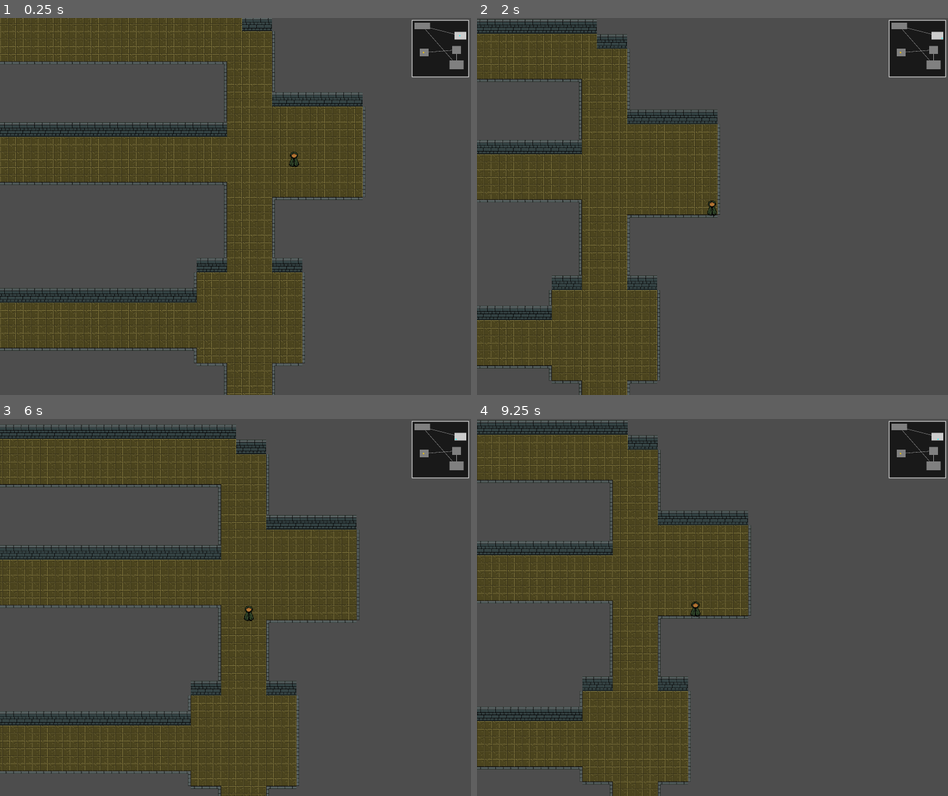
Above: before the commit, frames 1-4 (two rows, left to right).
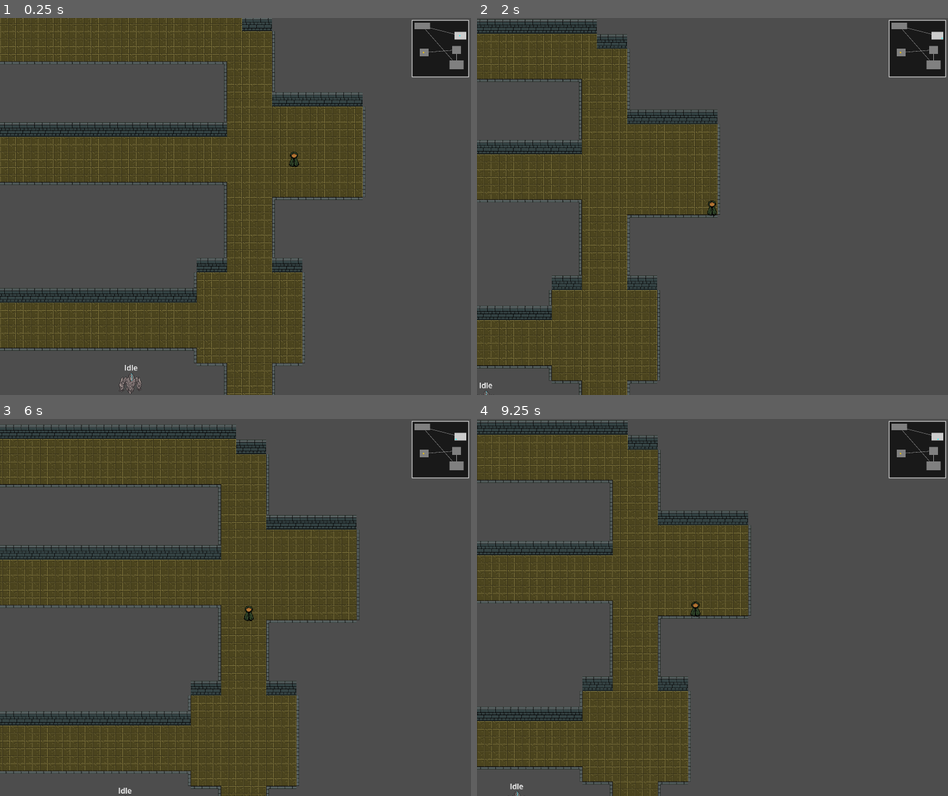
Above: after the commit, the same moments.

Repository: afilipovski/masked-descent
Game: Godot game, scene res://scenes/main.tscn
Same seed, same stepped clock (60 frames per second), same inputs: the game is played once before the commit and once after it.
Inputs:
- Up to frame 1 (0.25 s): no input
- Up to frame 2 (2 s): hold D (move_right) 0.53-1.28 s; tap Shift (sprint) at 0.6, 1.35 s; hold S (move_down) from 1.28 s (still down)
- Up to frame 3 (6 s): release S (move_down) at 2.03 s; hold D (move_right) 2.03-2.78 s; tap Shift (sprint) every 0.75 s from 2.1 to 5.85 s; hold W (move_up) 2.78-3.53 s; hold A (move_left) 3.53-5.03 s; hold S (move_down) 5.03-5.78 s; hold D (move_right) from 5.78 s (still down)
- Up to frame 4 (9.25 s): release D (move_right) at 6.53 s; hold W (move_up) 6.53-7.28 s; tap Shift (sprint) every 0.75 s from 6.6 to 8.85 s; hold D (move_right) 7.28-8.03 s; hold S (move_down) 8.03-8.78 s; hold A (move_left) from 8.78 s (still down)

The runs differ from the first frame. In frame 1, 0.1% of the frame differs, in the area x 25-30%, y 92-100%; in frame 2, less than 0.1%; in frame 3, less than 0.1%; in frame 4, less than 0.1%.

Commit message:
Feat: Functional bossfight (#3)
* Initial boss animations

* working maybe

* boss

---------

Co-authored-by: D-Dimovv <dimitardimovf@gmail.com>

Diff:
--- /dev/null
+++ b/scenes/armor_buff.gd
@@ -0,0 +1,14 @@
+extends State
+
+var can_transition : bool = false
+
+func enter():
+	super.enter()
+	animation_player.play("armor_buff")
+	await animation_player.animation_finished
+	can_transition = true
+
+func transition():
+	if can_transition:
+		can_transition = false
+		get_parent().change_state("Follow")
--- /dev/null
+++ b/scenes/boss.gd
@@ -0,0 +1,47 @@
+extends CharacterBody2D
+
+@onready var player: CharacterBody2D = get_tree().get_first_node_in_group("player")
+@onready var sprite: Sprite2D = $Sprite2D
+
+var direction: Vector2
+var player_detected: bool = false
+var DEF = 0
+
+var health = 100:
+	set(value):
+		health = value
+
+		if value <= 0:
+
+			find_child("FiniteStateMachine").change_state("Death")
+		elif value <= 100 / 2 and DEF == 0:
+			DEF = 5
+			find_child("FiniteStateMachine").change_state("ArmorBuff")
+
+func _ready():
+	set_physics_process(false)
+
+func _process(_delta):
+	if player == null:
+		return
+
+	direction = player.global_position - global_position
+
+	if direction.x < 0:
+		sprite.flip_h = true
+	else:
+		sprite.flip_h = false
+
+func _physics_process(delta):
+	if player == null:
+		return
+
+	if direction != Vector2.ZERO:
+		velocity = direction.normalized() * 40
+	else:
+		velocity = Vector2.ZERO
+
+	move_and_slide()
+
+func take_damage():
+	health -= 10 - DEF
--- /dev/null
+++ b/scenes/boss.tscn
@@ -0,0 +1,388 @@
+[gd_scene format=3 uid="uid://dsntk08imjg58"]
+
+[ext_resource type="Script" uid="uid://dhn880l0gnged" path="res://scenes/boss.gd" id="1_2cdgk"]
+[ext_resource type="Texture2D" uid="uid://ckhwv5fufnmjs" path="res://assets/Mecha-stone Golem 0.1/PNG sheet/Character_sheet.png" id="1_neq0i"]
+[ext_resource type="Texture2D" uid="uid://dtbddus22il2t" path="res://assets/Mecha-stone Golem 0.1/weapon PNG/Laser_sheet.png" id="2_jncid"]
+[ext_resource type="Script" uid="uid://ddh8uetrmb73i" path="res://scenes/finite_state_machine.gd" id="3_qnbj4"]
+[ext_resource type="Script" uid="uid://bwf01upd1qvob" path="res://scenes/idle.gd" id="4_wqpjq"]
+[ext_resource type="Script" uid="uid://c8g6b6wrxxp7q" path="res://scenes/follow.gd" id="6_qsl3t"]
+[ext_resource type="Script" uid="uid://d3r5a4hxhbf7k" path="res://scenes/melee_attack.gd" id="7_5m4cx"]
+[ext_resource type="Script" uid="uid://bp7lxxwr0p8mo" path="res://scenes/homing_missile.gd" id="8_0onds"]
+[ext_resource type="Script" uid="uid://b5waicura4l7e" path="res://scenes/laser_beam.gd" id="8_5f346"]
+[ext_resource type="Script" uid="uid://cy5okpj1jx6i0" path="res://scenes/armor_buff.gd" id="9_0onds"]
+[ext_resource type="PackedScene" uid="uid://beenxo0abgyb0" path="res://scenes/bullet.tscn" id="9_8eiau"]
+[ext_resource type="Script" uid="uid://b3kadavdj8333" path="res://scenes/dash.gd" id="11_lfs1x"]
+[ext_resource type="Script" uid="uid://crgqael0eeyqh" path="res://scenes/death.gd" id="12_lfs1x"]
+
+[sub_resource type="CapsuleShape2D" id="CapsuleShape2D_neq0i"]
+radius = 23.0
+height = 46.0
+
+[sub_resource type="Animation" id="Animation_qnbj4"]
+length = 0.001
+tracks/0/type = "value"
+tracks/0/imported = false
+tracks/0/enabled = true
+tracks/0/path = NodePath("Pivot/Sprite2D:frame")
+tracks/0/interp = 1
+tracks/0/loop_wrap = true
+tracks/0/keys = {
+"times": PackedFloat32Array(0),
+"transitions": PackedFloat32Array(1),
+"update": 1,
+"values": [1]
+}
+tracks/1/type = "value"
+tracks/1/imported = false
+tracks/1/enabled = true
+tracks/1/path = NodePath("Sprite2D:frame")
+tracks/1/interp = 1
+tracks/1/loop_wrap = true
+tracks/1/keys = {
+"times": PackedFloat32Array(0),
+"transitions": PackedFloat32Array(1),
+"update": 1,
+"values": [0]
+}
+
+[sub_resource type="Animation" id="Animation_r3bxh"]
+resource_name = "armor_buff"
+length = 1.2500125
+step = 0.125
+tracks/0/type = "value"
+tracks/0/imported = false
+tracks/0/enabled = true
+tracks/0/path = NodePath("Sprite2D:frame")
+tracks/0/interp = 1
+tracks/0/loop_wrap = true
+tracks/0/keys = {
+"times": PackedFloat32Array(0, 0.125, 0.25, 0.375, 0.5, 0.625, 0.75, 0.875, 1, 1.125),
+"transitions": PackedFloat32Array(1, 1, 1, 1, 1, 1, 1, 1, 1, 1),
+"update": 1,
+"values": [60, 61, 62, 63, 64, 65, 66, 67, 68, 69]
+}
+tracks/1/type = "value"
+tracks/1/imported = false
+tracks/1/enabled = true
+tracks/1/path = NodePath("Pivot/Sprite2D:frame")
+tracks/1/interp = 1
+tracks/1/loop_wrap = true
+tracks/1/keys = {
+"times": PackedFloat32Array(0),
+"transitions": PackedFloat32Array(1),
+"update": 1,
+"values": [0]
+}
+
+[sub_resource type="Animation" id="Animation_wqpjq"]
+resource_name = "block"
+step = 0.125
+tracks/0/type = "value"
+tracks/0/imported = false
+tracks/0/enabled = true
+tracks/0/path = NodePath("Sprite2D:frame")
+tracks/0/interp = 1
+tracks/0/loop_wrap = true
+tracks/0/keys = {
+"times": PackedFloat32Array(0, 0.125, 0.25, 0.375, 0.5, 0.625, 0.75, 0.875),
+"transitions": PackedFloat32Array(1, 1, 1, 1, 1, 1, 1, 1),
+"update": 1,
+"values": [30, 31, 32, 33, 34, 35, 36, 37]
+}
+tracks/1/type = "value"
+tracks/1/imported = false
+tracks/1/enabled = true
+tracks/1/path = NodePath("Pivot/Sprite2D:frame")
+tracks/1/interp = 1
+tracks/1/loop_wrap = true
+tracks/1/keys = {
+"times": PackedFloat32Array(0),
+"transitions": PackedFloat32Array(1),
+"update": 1,
+"values": [0]
+}
+
+[sub_resource type="Animation" id="Animation_2cdgk"]
+resource_name = "death"
+length = 1.7500125
+step = 0.125
+tracks/0/type = "value"
+tracks/0/imported = false
+tracks/0/enabled = true
+tracks/0/path = NodePath("Sprite2D:frame")
+tracks/0/interp = 1
+tracks/0/loop_wrap = true
+tracks/0/keys = {
+"times": PackedFloat32Array(0, 0.125, 0.25, 0.375, 0.5, 0.625, 0.75, 0.875, 1, 1.125, 1.25, 1.375, 1.5, 1.625),
+"transitions": PackedFloat32Array(1, 1, 1, 1, 1, 1, 1, 1, 1, 1, 1, 1, 1, 1),
+"update": 1,
+"values": [70, 71, 72, 73, 74, 75, 76, 77, 78, 79, 80, 81, 82, 83]
+}
+tracks/1/type = "value"
+tracks/1/imported = false
+tracks/1/enabled = true
+tracks/1/path = NodePath("Pivot/Sprite2D:frame")
+tracks/1/interp = 1
+tracks/1/loop_wrap = true
+tracks/1/keys = {
+"times": PackedFloat32Array(0),
+"transitions": PackedFloat32Array(1),
+"update": 1,
+"values": [0]
+}
+
+[sub_resource type="Animation" id="Animation_qsl3t"]
+resource_name = "glowing"
+step = 0.125
+tracks/0/type = "value"
+tracks/0/imported = false
+tracks/0/enabled = true
+tracks/0/path = NodePath("Sprite2D:frame")
+tracks/0/interp = 1
+tracks/0/loop_wrap = true
+tracks/0/keys = {
+"times": PackedFloat32Array(0, 0.125, 0.25, 0.375, 0.5, 0.625, 0.75, 0.875),
+"transitions": PackedFloat32Array(1, 1, 1, 1, 1, 1, 1, 1),
+"update": 1,
+"values": [10, 11, 12, 13, 14, 15, 16, 17]
+}
+tracks/1/type = "value"
+tracks/1/imported = false
+tracks/1/enabled = true
+tracks/1/path = NodePath("Pivot/Sprite2D:frame")
+tracks/1/interp = 1
+tracks/1/loop_wrap = true
+tracks/1/keys = {
+"times": PackedFloat32Array(0),
+"transitions": PackedFloat32Array(1),
+"update": 1,
+"values": [0]
+}
+
+[sub_resource type="Animation" id="Animation_2avx2"]
+resource_name = "idle"
+length = 0.5000125
+loop_mode = 1
+step = 0.125
+tracks/0/type = "value"
+tracks/0/imported = false
+tracks/0/enabled = true
+tracks/0/path = NodePath("Sprite2D:frame")
+tracks/0/interp = 1
+tracks/0/loop_wrap = true
+tracks/0/keys = {
+"times": PackedFloat32Array(0, 0.125, 0.25, 0.375, 0.5000125),
+"transitions": PackedFloat32Array(1, 1, 1, 1, 1),
+"update": 1,
+"values": [0, 1, 2, 3, 3]
+}
+tracks/1/type = "value"
+tracks/1/imported = false
+tracks/1/enabled = true
+tracks/1/path = NodePath("Pivot/Sprite2D:frame")
+tracks/1/interp = 1
+tracks/1/loop_wrap = true
+tracks/1/keys = {
+"times": PackedFloat32Array(0),
+"transitions": PackedFloat32Array(1),
+"update": 1,
+"values": [0]
+}
+
+[sub_resource type="Animation" id="Animation_5f346"]
+resource_name = "laser"
+length = 1.8750125
+step = 0.125
+tracks/0/type = "value"
+tracks/0/imported = false
+tracks/0/enabled = true
+tracks/0/path = NodePath("Pivot/Sprite2D:frame")
+tracks/0/interp = 1
+tracks/0/loop_wrap = true
+tracks/0/keys = {
+"times": PackedFloat32Array(0, 0.125, 0.25, 0.375, 0.5, 0.625, 0.75, 0.875, 1, 1.125, 1.25, 1.8750125),
+"transitions": PackedFloat32Array(1, 1, 1, 1, 1, 1, 1, 1, 1, 1, 1, 1),
+"update": 1,
+"values": [0, 3, 4, 5, 6, 7, 8, 9, 10, 11, 12, 0]
+}
+
+[sub_resource type="Animation" id="Animation_0onds"]
+resource_name = "laser_cast"
+step = 0.125
+tracks/0/type = "value"
+tracks/0/imported = false
+tracks/0/enabled = true
+tracks/0/path = NodePath("Sprite2D:frame")
+tracks/0/interp = 1
+tracks/0/loop_wrap = true
+tracks/0/keys = {
+"times": PackedFloat32Array(0, 0.125, 0.25, 0.375, 0.5, 0.625, 0.75),
+"transitions": PackedFloat32Array(1, 1, 1, 1, 1, 1, 1),
+"update": 1,
+"values": [50, 51, 52, 53, 54, 55, 56]
+}
+tracks/1/type = "value"
+tracks/1/imported = false
+tracks/1/enabled = true
+tracks/1/path = NodePath("Pivot/Sprite2D:frame")
+tracks/1/interp = 1
+tracks/1/loop_wrap = true
+tracks/1/keys = {
+"times": PackedFloat32Array(0),
+"transitions": PackedFloat32Array(1),
+"update": 1,
+"values": [0]
+}
+
+[sub_resource type="Animation" id="Animation_lfs1x"]
+resource_name = "melee_attack"
+length = 0.8750125
+loop_mode = 1
+step = 0.125
+tracks/0/type = "value"
+tracks/0/imported = false
+tracks/0/enabled = true
+tracks/0/path = NodePath("Sprite2D:frame")
+tracks/0/interp = 1
+tracks/0/loop_wrap = true
+tracks/0/keys = {
+"times": PackedFloat32Array(0, 0.125, 0.25, 0.375, 0.5, 0.625, 0.75),
+"transitions": PackedFloat32Array(1, 1, 1, 1, 1, 1, 1),
+"update": 1,
+"values": [40, 41, 42, 43, 44, 45, 46]
+}
+tracks/1/type = "value"
+tracks/1/imported = false
+tracks/1/enabled = true
+tracks/1/path = NodePath("Pivot/Sprite2D:frame")
+tracks/1/interp = 1
+tracks/1/loop_wrap = true
+tracks/1/keys = {
+"times": PackedFloat32Array(0),
+"transitions": PackedFloat32Array(1),
+"update": 1,
+"values": [0]
+}
+
+[sub_resource type="Animation" id="Animation_8eiau"]
+resource_name = "ranged_attacks"
+length = 0.90001
+step = 0.125
+tracks/0/type = "value"
+tracks/0/imported = false
+tracks/0/enabled = true
+tracks/0/path = NodePath("Sprite2D:frame")
+tracks/0/interp = 1
+tracks/0/loop_wrap = true
+tracks/0/keys = {
+"times": PackedFloat32Array(0, 0.125, 0.25, 0.375, 0.5, 0.625, 0.75, 0.875, 0.90001),
+"transitions": PackedFloat32Array(1, 1, 1, 1, 1, 1, 1, 1, 1),
+"update": 1,
+"values": [20, 21, 22, 23, 24, 25, 26, 27, 28]
+}
+tracks/1/type = "value"
+tracks/1/imported = false
+tracks/1/enabled = true
+tracks/1/path = NodePath("Pivot/Sprite2D:frame")
+tracks/1/interp = 1
+tracks/1/loop_wrap = true
+tracks/1/keys = {
+"times": PackedFloat32Array(0),
+"transitions": PackedFloat32Array(1),
+"update": 1,
+"values": [0]
+}
+
+[sub_resource type="AnimationLibrary" id="AnimationLibrary_vn2fc"]
+_data = {
+&"RESET": SubResource("Animation_qnbj4"),
+&"armor_buff": SubResource("Animation_r3bxh"),
+&"block": SubResource("Animation_wqpjq"),
+&"death": SubResource("Animation_2cdgk"),
+&"glowing": SubResource("Animation_qsl3t"),
+&"idle": SubResource("Animation_2avx2"),
+&"laser": SubResource("Animation_5f346"),
+&"laser_cast": SubResource("Animation_0onds"),
+&"melee_attack": SubResource("Animation_lfs1x"),
+&"ranged_attacks": SubResource("Animation_8eiau")
+}
+
+[sub_resource type="CircleShape2D" id="CircleShape2D_jncid"]
+radius = 140.0
+
+[node name="Node2D" type="Node2D" unique_id=1861257543]
+
+[node name="boss" type="CharacterBody2D" parent="." unique_id=39052010]
+collision_layer = 4
+collision_mask = 15
+script = ExtResource("1_2cdgk")
+
+[node name="CollisionShape2D" type="CollisionShape2D" parent="boss" unique_id=482710018]
+position = Vector2(-2, -3)
+shape = SubResource("CapsuleShape2D_neq0i")
+
+[node name="Sprite2D" type="Sprite2D" parent="boss" unique_id=2035387345]
+position = Vector2(-1, 0)
+texture = ExtResource("1_neq0i")
+hframes = 10
+vframes = 10
+
+[node name="Pivot" type="Node2D" parent="boss" unique_id=1863181482]
+
+[node name="Sprite2D" type="Sprite2D" parent="boss/Pivot" unique_id=449792569]
+position = Vector2(134, 25)
+scale = Vector2(1.2033334, 1)
+texture = ExtResource("2_jncid")
+vframes = 15
+frame = 1
+
+[node name="AnimationPlayer" type="AnimationPlayer" parent="boss" unique_id=989785304]
+libraries/ = SubResource("AnimationLibrary_vn2fc")
+autoplay = &"idle"
+
+[node name="UI" type="CanvasLayer" parent="boss" unique_id=1046911401]
+
+[node name="PlayerDetection" type="Area2D" parent="boss" unique_id=620119872]
+collision_mask = 8
+
+[node name="CollisionShape2D" type="CollisionShape2D" parent="boss/PlayerDetection" unique_id=538940590]
+shape = SubResource("CircleShape2D_jncid")
+
+[node name="FiniteStateMachine" type="Node2D" parent="boss" unique_id=241364173]
+script = ExtResource("3_qnbj4")
+
+[node name="Idle" type="Node2D" parent="boss/FiniteStateMachine" unique_id=232567902]
+script = ExtResource("4_wqpjq")
+
+[node name="Follow" type="Node2D" parent="boss/FiniteStateMachine" unique_id=245017697]
+script = ExtResource("6_qsl3t")
+
+[node name="MeleeAttack" type="Node2D" parent="boss/FiniteStateMachine" unique_id=366064094]
+script = ExtResource("7_5m4cx")
+
+[node name="HomingMissile" type="Node2D" parent="boss/FiniteStateMachine" unique_id=798134225]
+script = ExtResource("8_0onds")
+bullet_node = ExtResource("9_8eiau")
+
+[node name="LaserBeam" type="Node2D" parent="boss/FiniteStateMachine" unique_id=604165074]
+script = ExtResource("8_5f346")
+
+[node name="ArmorBuff" type="Node2D" parent="boss/FiniteStateMachine" unique_id=831287399]
+script = ExtResource("9_0onds")
+
+[node name="Dash" type="Node2D" parent="boss/FiniteStateMachine" unique_id=1208708833]
+script = ExtResource("11_lfs1x")
+
+[node name="Death" type="Node2D" parent="boss/FiniteStateMachine" unique_id=644091892]
+script = ExtResource("12_lfs1x")
+
+[node name="debug" type="Label" parent="boss" unique_id=695601583]
+offset_left = -25.0
+offset_top = -48.0
+offset_right = 24.0
+offset_bottom = -25.0
+text = "debug"
+horizontal_alignment = 1
+
+[connection signal="body_entered" from="boss/PlayerDetection" to="boss/FiniteStateMachine/Idle" method="_on_player_detection_body_entered"]
+[connection signal="body_exited" from="boss/PlayerDetection" to="boss/FiniteStateMachine/Idle" method="_on_player_detection_body_exited"]
--- /dev/null
+++ b/scenes/boss_room.tscn
@@ -0,0 +1,8 @@
+[gd_scene format=3 uid="uid://c4n8f8uk1m84t"]
+
+[ext_resource type="PackedScene" uid="uid://dsntk08imjg58" path="res://scenes/boss.tscn" id="1_3n20u"]
+
+[node name="BossRoom" type="Node2D" unique_id=261575104]
+
+[node name="Node2D" parent="." unique_id=1861257543 instance=ExtResource("1_3n20u")]
+position = Vector2(184, 97)
--- /dev/null
+++ b/scenes/bullet.gd
@@ -0,0 +1,29 @@
+extends Area2D
+
+@onready var animated_sprite_2d: AnimatedSprite2D = $AnimatedSprite2D
+@onready var player: CharacterBody2D = get_tree().get_first_node_in_group("player")
+
+
+var acceleration: Vector2 = Vector2.ZERO
+var velocity: Vector2 = Vector2.ZERO
+
+func _ready() -> void:
+	# Detect player (layer 8) and walls/tiles (layer 1).
+	collision_mask = 1 | 8
+
+func _physics_process(delta):
+	if player == null:
+		return
+
+	acceleration = (player.global_position - global_position).normalized() * 700
+
+	velocity += acceleration * delta
+	rotation = velocity.angle()
+	velocity = velocity.limit_length(150)
+	global_position += velocity * delta
+
+ # Replace with function body.
+
+
+func _on_body_entered(body: Node2D) -> void:
+	queue_free() # Replace with function body.
--- /dev/null
+++ b/scenes/bullet.tscn
@@ -0,0 +1,71 @@
+[gd_scene format=3 uid="uid://beenxo0abgyb0"]
+
+[ext_resource type="Script" uid="uid://cfihb46a0f3vq" path="res://scenes/bullet.gd" id="1_y25gk"]
+[ext_resource type="Texture2D" uid="uid://durkixdchrgla" path="res://assets/Mecha-stone Golem 0.1/weapon PNG/arm_projectile_glowing.png" id="2_l5glv"]
+
+[sub_resource type="AtlasTexture" id="AtlasTexture_y25gk"]
+atlas = ExtResource("2_l5glv")
+region = Rect2(0, 0, 100, 100)
+
+[sub_resource type="AtlasTexture" id="AtlasTexture_l5glv"]
+atlas = ExtResource("2_l5glv")
+region = Rect2(100, 0, 100, 100)
+
+[sub_resource type="AtlasTexture" id="AtlasTexture_eoqba"]
+atlas = ExtResource("2_l5glv")
+region = Rect2(200, 0, 100, 100)
+
+[sub_resource type="AtlasTexture" id="AtlasTexture_qncy5"]
+atlas = ExtResource("2_l5glv")
+region = Rect2(0, 100, 100, 100)
+
+[sub_resource type="AtlasTexture" id="AtlasTexture_tamys"]
+atlas = ExtResource("2_l5glv")
+region = Rect2(100, 100, 100, 100)
+
+[sub_resource type="AtlasTexture" id="AtlasTexture_26lx3"]
+atlas = ExtResource("2_l5glv")
+region = Rect2(200, 100, 100, 100)
+
+[sub_resource type="SpriteFrames" id="SpriteFrames_1cfmv"]
+animations = [{
+"frames": [{
+"duration": 1.0,
+"texture": SubResource("AtlasTexture_y25gk")
+}, {
+"duration": 1.0,
+"texture": SubResource("AtlasTexture_l5glv")
+}, {
+"duration": 1.0,
+"texture": SubResource("AtlasTexture_eoqba")
+}, {
+"duration": 1.0,
+"texture": SubResource("AtlasTexture_qncy5")
+}, {
+"duration": 1.0,
+"texture": SubResource("AtlasTexture_tamys")
+}, {
+"duration": 1.0,
+"texture": SubResource("AtlasTexture_26lx3")
+}],
+"loop": true,
+"name": &"default",
+"speed": 8.0
+}]
+
+[sub_resource type="RectangleShape2D" id="RectangleShape2D_k76ql"]
+size = Vector2(30, 10)
+
+[node name="bullet" type="Area2D" unique_id=223004450]
+script = ExtResource("1_y25gk")
+
+[node name="AnimatedSprite2D" type="AnimatedSprite2D" parent="." unique_id=911642275]
+sprite_frames = SubResource("SpriteFrames_1cfmv")
+autoplay = "default"
+frame_progress = 0.051298145
+
+[node name="CollisionShape2D" type="CollisionShape2D" parent="." unique_id=1473604804]
+position = Vector2(27, -13)
+shape = SubResource("RectangleShape2D_k76ql")
+
+[connection signal="body_entered" from="." to="." method="_on_body_entered"]
--- /dev/null
+++ b/scenes/dash.gd
@@ -0,0 +1,22 @@
+extends State
+
+var can_transition: bool = false
+
+func enter():
+	super.enter()
+	animation_player.play("glowing")
+	await dash()
+	can_transition = true
+
+func dash():
+	if character == null or player == null:
+		return
+	var tween = create_tween()
+	tween.tween_property(character, "global_position", player.global_position, 0.8)
+	await tween.finished
+
+func transition():
+	if can_transition:
+		can_transition = false
+
+		get_parent().change_state("Follow")
--- /dev/null
+++ b/scenes/death.gd
@@ -0,0 +1,5 @@
+extends State
+
+func enter():
+	super.enter()
+	animation_player.play("death")
--- /dev/null
+++ b/scenes/finite_state_machine.gd
@@ -0,0 +1,16 @@
+extends Node2D
+
+var current_state: State
+var previous_state: State
+
+func _ready():
+	current_state = get_child(0) as State
+	previous_state = current_state
+	current_state.enter()
+
+func change_state(state):
+	current_state = find_child(state) as State
+	current_state.enter()
+
+	previous_state.exit()
+	previous_state = current_state
--- /dev/null
+++ b/scenes/follow.gd
@@ -0,0 +1,33 @@
+extends State
+
+func enter():
+	super.enter()
+	if character:
+		character.set_physics_process(true)
+	animation_player.play("idle")
+
+func exit():
+	super.exit()
+	if character:
+		character.set_physics_process(false)
+
+func transition():
+	if character == null or character.player == null:
+		return
+
+	if not character.player_detected:
+		get_parent().change_state("Idle")
+		return
+
+	var distance = character.direction.length()
+
+	print(distance)
+	if distance < 50:
+		get_parent().change_state("MeleeAttack")
+	elif distance > 130:
+		var chance = randi() % 2
+		match chance:
+			0:
+				get_parent().change_state("HomingMissile")
+			1:
+				get_parent().change_state("LaserBeam")
--- /dev/null
+++ b/scenes/homing_missile.gd
@@ -0,0 +1,23 @@
+extends State
+
+@export var bullet_node: PackedScene
+var can_transition: bool = false
+
+func enter():
+	super.enter()
+	animation_player.play("ranged_attacks")
+	await animation_player.animation_finished
+	shoot()
+	can_transition = true
+
+func shoot():
+	if bullet_node == null or character == null:
+		return
+	var bullet = bullet_node.instantiate()
+	bullet.global_position = character.global_position
+	get_tree().current_scene.add_child(bullet)
+
+func transition():
+	if can_transition:
+		can_transition = false
+		get_parent().change_state("Follow")
--- /dev/null
+++ b/scenes/idle.gd
@@ -0,0 +1,32 @@
+extends State
+
+@onready var progress_bar: ProgressBar = owner.find_child("ProgressBar")
+var detection_area: Area2D = null
+
+var player_entered: bool = false
+
+func set_player_entered(value: bool) -> void:
+	player_entered = value
+	if character:
+		character.player_detected = value
+	if progress_bar:
+		progress_bar.set_deferred("visible", value)
+
+func enter():
+	super.enter()
+	if character and detection_area == null:
+		detection_area = character.get_node_or_null("PlayerDetection") as Area2D
+	if detection_area and player and detection_area.overlaps_body(player):
+		set_player_entered(true)
+
+func transition():
+	if character and character.player_detected:
+		get_parent().change_state("Follow")
+
+func _on_player_detection_body_entered(body):
+	if body.is_in_group("player"):
+		set_player_entered(true)
+
+func _on_player_detection_body_exited(body):
+	if body.is_in_group("player"):
+		set_player_entered(false)
--- /dev/null
+++ b/scenes/laser_beam.gd
@@ -0,0 +1,27 @@
+extends State
+
+var can_transition: bool = false
+var locked_target: Vector2 = Vector2.ZERO
+
+func enter():
+	super.enter()
+	lock_target()
+	await play_animation("laser_cast")
+	await play_animation("laser")
+	can_transition = true
+
+func play_animation(anim_name):
+	animation_player.play(anim_name)
+	await animation_player.animation_finished
+
+func lock_target() -> void:
+	if player == null or pivot == null:
+		return
+
+	locked_target = player.global_position
+	pivot.look_at(locked_target)
+
+func transition():
+	if can_transition:
+		can_transition = false
+		get_parent().change_state("Follow")
--- a/scenes/main.tscn
+++ b/scenes/main.tscn
@@ -13,6 +13,7 @@
 [ext_resource type="Script" uid="uid://cg3nobg4uifa" path="res://scripts/character_body_2d.gd" id="3_j7wrs"]
 [ext_resource type="Texture2D" uid="uid://bu510rq3khy0q" path="res://assets/main_character.png" id="5_04qyp"]
 [ext_resource type="Script" uid="uid://c7qk5anmpq1im" path="res://scripts/dungeon_generator.gd" id="5_o6xl0"]
+[ext_resource type="PackedScene" uid="uid://c4n8f8uk1m84t" path="res://scenes/boss_room.tscn" id="6_tefeu"]
 
 [sub_resource type="TileSetAtlasSource" id="TileSetAtlasSource_0e48y"]
 texture = ExtResource("1_o6xl0")
@@ -127,3 +128,7 @@
 rotation_smoothing_enabled = true
 
 [connection signal="dungeon_generated" from="TileMap" to="UI/MarginContainer/Minimap" method="update_dungeon_data"]
+[node name="Node2D" type="Node2D" parent="." unique_id=407149965]
+
+[node name="BossRoom" parent="." unique_id=261575104 instance=ExtResource("6_tefeu")]
+position = Vector2(-67, 13)
--- /dev/null
+++ b/scenes/melee_attack.gd
@@ -0,0 +1,17 @@
+extends State
+
+const EXIT_DISTANCE := 50.0
+const ENTER_DISTANCE := 30.0
+
+func enter():
+	super.enter()
+	animation_player.play("melee_attack")
+
+func transition():
+	if character == null or character.player == null:
+		return
+
+	if not character.player_detected:
+		get_parent().change_state("Idle")
+	elif character.direction.length() > EXIT_DISTANCE:
+		get_parent().change_state("Follow")
--- /dev/null
+++ b/scripts/state.gd
@@ -0,0 +1,30 @@
+extends Node2D
+class_name State
+
+@onready var character: CharacterBody2D = get_parent().get_parent() as CharacterBody2D
+@onready var player: CharacterBody2D = get_tree().get_first_node_in_group("player")
+@onready var animation_player: AnimationPlayer = null
+@onready var debug: Label = null
+@onready var pivot: Node2D = null
+
+
+func _ready() -> void:
+	if character:
+		animation_player = character.get_node_or_null("AnimationPlayer") as AnimationPlayer
+		debug = character.get_node_or_null("debug") as Label
+		pivot = character.get_node_or_null("Pivot") as Node2D
+	set_physics_process(false)
+
+func enter() -> void:
+	set_physics_process(true)
+
+func exit() -> void:
+	set_physics_process(false)
+
+func transition() -> void:
+	pass
+
+func _physics_process(_delta: float) -> void:
+	transition()
+	if debug:
+		debug.text = name
Binary file added: assets/Mecha-stone Golem 0.1/ASE files/Character.aseprite
Binary file added: assets/Mecha-stone Golem 0.1/ASE files/arm_projectile_glowing.ase
Binary file added: assets/Mecha-stone Golem 0.1/ASE files/flatten_character.aseprite
Binary file added: assets/Mecha-stone Golem 0.1/ASE files/laser.ase
Binary file added: assets/Mecha-stone Golem 0.1/ASE files/layered_character.aseprite
Binary file added: assets/Mecha-stone Golem 0.1/PNG sheet/Character_sheet.png
Not shown, added: assets/Mecha-stone Golem 0.1/PNG sheet/Character_sheet.png.import
Binary file added: assets/Mecha-stone Golem 0.1/weapon PNG/Laser_sheet.png
Not shown, added: assets/Mecha-stone Golem 0.1/weapon PNG/Laser_sheet.png.import
Binary file added: assets/Mecha-stone Golem 0.1/weapon PNG/arm_projectile.png
Not shown, added: assets/Mecha-stone Golem 0.1/weapon PNG/arm_projectile.png.import
Binary file added: assets/Mecha-stone Golem 0.1/weapon PNG/arm_projectile_glowing.png
(and 13 more such lines)
